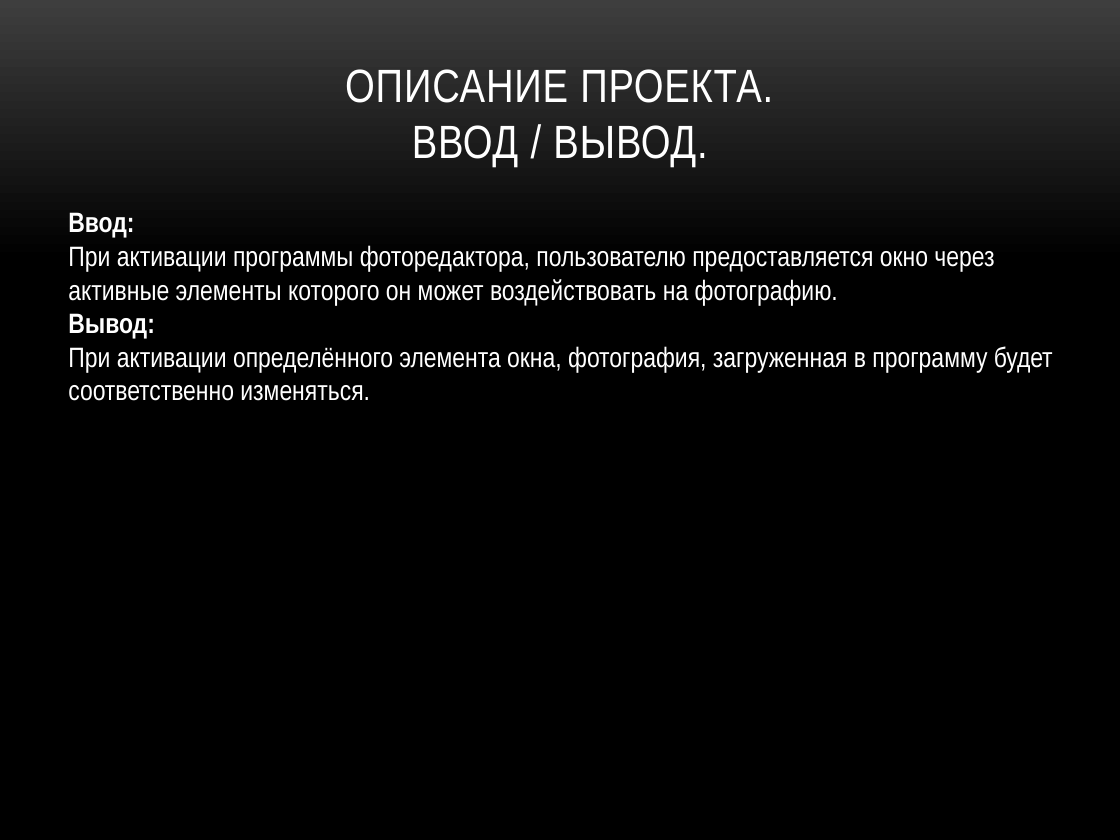
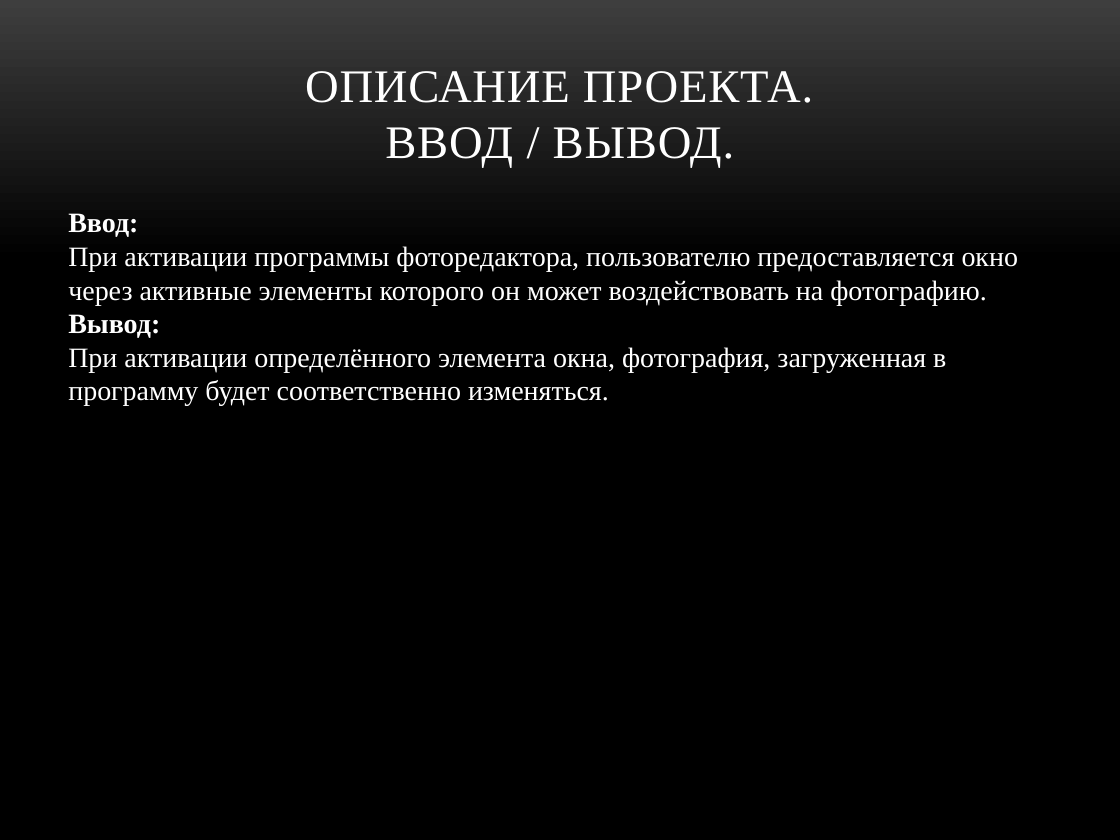
Before and after one commit to feodorrussia/MiniProject, a slide deck: slide 5 of Project/Минипроект Белоуса Фёдора.pptx. Drawn at 1120x840 pixels with LibreOffice and Linux fonts; fonts in the diff are those of the drawing; background and template pictures are left out. Boxes give left, top, right and bottom in pixels: in the first picture for what was removed or moved away, otherwise in the second. Text is boxed around its words. In the diff, an @@ line names an element or a change of style, - is before the commit and + after.

```diff
--- a/Project/Минипроект Белоуса Фёдора.pptx
+++ b/Project/Минипроект Белоуса Фёдора.pptx
@@ title "ОПИСАНИЕ ПРОЕКТА. ВВОД / ВЫВОД." at [305,71,813,168]: font Arial Narrow to Times New Roman @@
@@ text "Ввод:" at [68,213,1019,406]: font Arial Narrow to Times New Roman @@
```
Also in this commit, not shown: 5 other slides changed.
